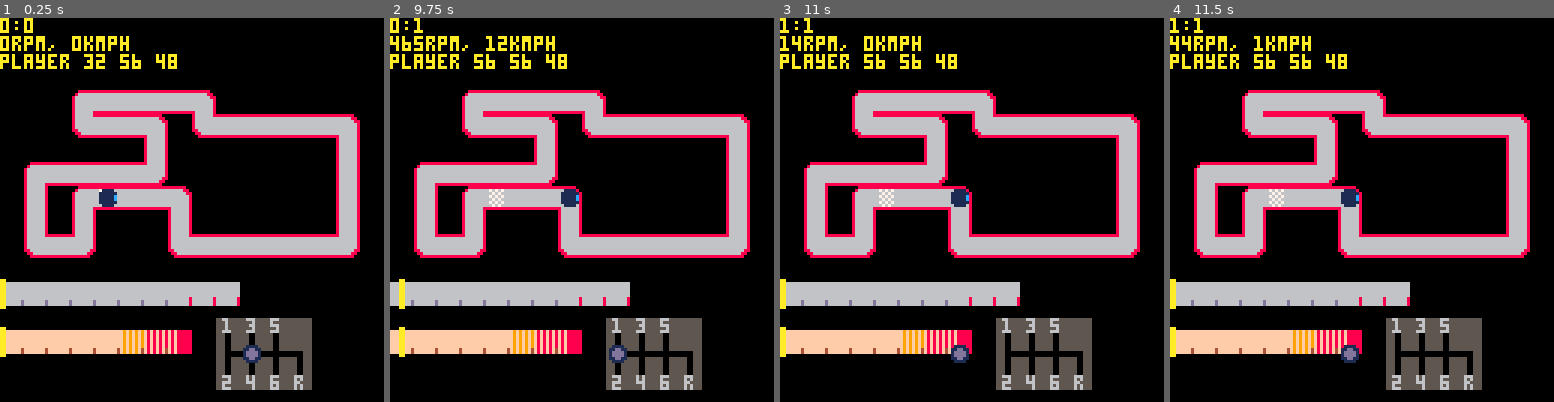
Above: before the commit, frames 1-4 (left to right).
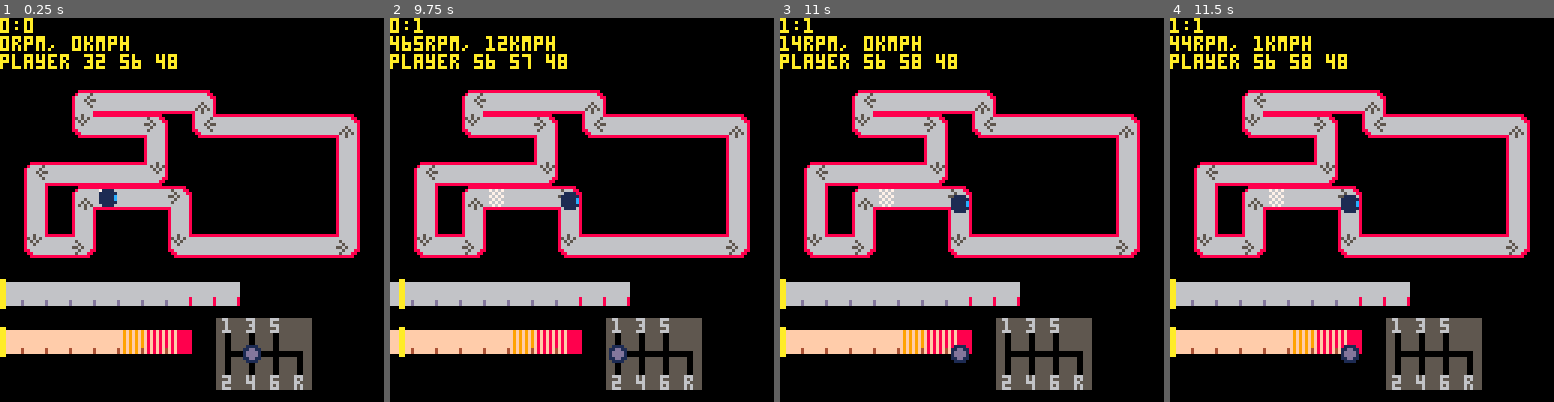
Above: after the commit, the same moments.

Repository: VedVid/PICOdrag
Game: PICO-8 cartridge picodrag.p8
Same seed, same stepped clock (60 frames per second), same inputs: the game is played once before the commit and once after it.
Inputs:
- Up to frame 1 (0.25 s): no input
- Up to frame 2 (9.75 s): hold Right 1.6-2.1 s; hold Up 2.15-2.42 s; hold Right 2.47-3.03 s; hold Left 3.08-3.58 s; hold Down 3.63-3.97 s; hold Right 4.02-4.68 s; hold Up 4.73-5.03 s; hold Left 5.08-5.68 s; hold Down 5.73-6.03 s; hold Right 6.08-6.58 s; hold Right 6.63-7.13 s; hold Up 7.18-7.45 s; hold Right 7.5-8.07 s; hold Left 8.12-8.62 s; hold Down 8.67-9 s; hold Right 9.05-9.72 s
- Up to frame 3 (11 s): hold Up 9.77-10.07 s; hold Left 10.12-10.72 s; hold Down from 10.77 s (still down)
- Up to frame 4 (11.5 s): release Down at 11.07 s; hold Right from 11.12 s (still down)

The runs differ from the first frame. In frame 1, 0.6% of the frame differs, in the area x 7-93%, y 19-62%; in frame 2, 0.7%; in frame 3, 0.7%, in the area x 7-93%, y 9-62%; in frame 4, 0.7%.

Commit message:
New sprites. Now there are separate corners for clockwise and anti-clockwise movement - will make car manipulation easier

Diff:
--- a/picodrag.p8
+++ b/picodrag.p8
@@ -391,6 +391,8 @@
  if cell == 10 or cell == 26 then
   move_x = car.current_speed * km_ratio
  elseif cell == 11 or cell == 27 then
+  move_y = car.current_speed * km_ratio
+ elseif cell == 13 then
   move_y = car.current_speed * km_ratio
  end
  player.x_dec += move_x
@@ -654,32 +656,32 @@
  add(track.cells, {6,5,10})
  add(track.cells, {7,5,13})
  add(track.cells, {7,6,11})
- add(track.cells, {7,7,28})
+ add(track.cells, {7,7,30})
  add(track.cells, {8,7,10})
  add(track.cells, {9,7,10})
  add(track.cells, {10,7,10})
  add(track.cells, {11,7,10})
  add(track.cells, {12,7,10})
  add(track.cells, {13,7,10})
- add(track.cells, {14,7,29})
+ add(track.cells, {14,7,31})
  add(track.cells, {14,6,11})
  add(track.cells, {14,5,11})
  add(track.cells, {14,4,11})
  add(track.cells, {14,3,11})
- add(track.cells, {14,2,13})
+ add(track.cells, {14,2,15})
  add(track.cells, {13,2,10})
  add(track.cells, {12,2,10})
  add(track.cells, {11,2,10})
  add(track.cells, {10,2,10})
  add(track.cells, {9,2,10})
  add(track.cells, {8,2,28})
- add(track.cells, {8,1,13})
+ add(track.cells, {8,1,15})
  add(track.cells, {7,1,10})
  add(track.cells, {6,1,10})
  add(track.cells, {5,1,10})
  add(track.cells, {4,1,10})
- add(track.cells, {3,1,12})
- add(track.cells, {3,2,28})
+ add(track.cells, {3,1,14})
+ add(track.cells, {3,2,30})
  add(track.cells, {4,2,10})
  add(track.cells, {5,2,10})
  add(track.cells, {6,2,13})
@@ -689,12 +691,12 @@
  add(track.cells, {4,4,10})
  add(track.cells, {3,4,10})
  add(track.cells, {2,4,10})
- add(track.cells, {1,4,12})
+ add(track.cells, {1,4,14})
  add(track.cells, {1,5,11})
  add(track.cells, {1,6,11})
- add(track.cells, {1,7,28})
+ add(track.cells, {1,7,30})
  add(track.cells, {2,7,10})
- add(track.cells, {3,7,29})
+ add(track.cells, {3,7,31})
  add(track.cells, {3,6,11})
  add(track.cells, {3,5,12})
  track.start_x =
@@ -704,22 +706,22 @@
  return track
 end
 __gfx__
-00000000666666666666666600000000555555555566555555666555556665550000000000000000888888888666666800888888888888000000000000000000
-00000000666666666666666600000000555555555556555555556555556555550000000000111100666666668666666808666666666668800000000000000000
-007007006666666666666666000000005555555555565555555665555566655500000000011dd110666666668666666886666666666666880000000000000000
-00077000666666666666666600000000555555555556555555556555555565550000000001dddd10666666668666666886666666666666680000000000000000
-00077000666666666666666600000000555555555566655555666555556665550000000001dddd10666666668666666886666666666666680000000000000000
-007007006666666666666668000000005555555555500555555005555550055500000000011dd110666666668666666886666666666666680000000000000000
-000000006666666d6666666800000000555555555550055555500555555005550000000000111100666666668666666886666666666666680000000000000000
-000000006666666d6666666800000000555555555550055555500555555005550000000000000000888888888666666886666668866666680000000000000000
-00000000fffffffff9f9f9f9f8f8f8f8f8f888885550055555500555555005555555555500000000888888888666666886666668866666680000000000000000
-00000000fffffffff9f9f9f9f8f8f8f8f8f888885550055555500555555005555555555500000000676767668666666886666666666666680000000000000000
-00000000fffffffff9f9f9f9f8f8f8f8f8f888885550055555500555555005555555555500000000667676668767676886666666666666680000000000000000
-00000000fffffffff9f9f9f9f8f8f8f8f8f888885550000000000000000005550000055500000000676767668676767886666666666666680000000000000000
-00000000fffffffff9f9f9f9f8f8f8f8f8f888885550000000000000000005550000055500000000667676668767676886666666666666680000000000000000
-00000000fffffffff9f9f9f9f8f8f8f8f8f888885550055555500555555005555550055500000000676767668676767888666666666666880000000000000000
-00000000fffffff4f9f9f9f4f8f8f8f4f8f888885550055555500555555005555550055500000000667676668767676808866666666668800000000000000000
-00000000fffffff4f9f9f9f4f8f8f8f4f8f888885550055555500555555005555550055500000000888888888666666800888888888888000000000000000000
+00000000666666666666666600000000555555555566555555666555556665550000000000000000888888888666666800888888888888000088888888888800
+00000000666666666666666600000000555555555556555555556555556555550000000000111100666666668666666808666666656668800866665666666880
+007007006666666666666666000000005555555555565555555665555566655500000000011dd110666666668666666886666666665666888666656666666688
+00077000666666666666666600000000555555555556555555556555555565550000000001dddd10666666668666666886666666556566688666565566666668
+00077000666666666666666600000000555555555566655555666555556665550000000001dddd10666666668666666886665666665666688666656666656668
+007007006666666666666668000000005555555555500555555005555550055500000000011dd110666666668666666886656566656666688666665666565668
+000000006666666d6666666800000000555555555550055555500555555005550000000000111100666666668666666886565656666666688666666665656568
+000000006666666d6666666800000000555555555550055555500555555005550000000000000000888888888666666886665668866666688666666886656668
+00000000fffffffff9f9f9f9f8f8f8f8f8f888885550055555500555555005555555555500000000888888888666666886666668866656688665666886666668
+00000000fffffffff9f9f9f9f8f8f8f8f8f888885550055555500555555005555555555500000000676767668666666886666656665656588565656666666668
+00000000fffffffff9f9f9f9f8f8f8f8f8f888885550055555500555555005555555555500000000667676668767676886666566666565688656566665666668
+00000000fffffffff9f9f9f9f8f8f8f8f8f888885550000000000000000005550000055500000000676767668676767886665655666656688665666666566668
+00000000fffffffff9f9f9f9f8f8f8f8f8f888885550000000000000000005550000055500000000667676668767676886666566666666688666666655656668
+00000000fffffffff9f9f9f9f8f8f8f8f8f888885550055555500555555005555550055500000000676767668676767888666656666666888866666666566688
+00000000fffffff4f9f9f9f4f8f8f8f4f8f888885550055555500555555005555550055500000000667676668767676808866666666668800886666665666880
+00000000fffffff4f9f9f9f4f8f8f8f4f8f888885550055555500555555005555550055500000000888888888666666800888888888888000088888888888800
 00000000000000000000000000000000000000005550055555500555555005555550055500000000000000000000000000000000000000000000000000000000
 00000000000000000000000000000000000000005550055555500555555005555550055500000000000000000000000000000000000000000000000000000000
 00000000000000000000000000000000000000005550055555500555555005555550055500000000000000000000000000000000000000000000000000000000
@@ -737,11 +739,11 @@
 001111000011110000111100001111000011110000c11100001cc10000111c000000000000000000000000000000000000000000000000000000000000000000
 __map__
 1010101010101010101010101010101000000000000000000000000000000000000000000000000000000000000000000000000000000000000000000000000000000000000000000000000000000000000000000000000000000000000000000000000000000000000000000000000000000000000000000000000000000000
-10100c0a0a0a0a0d101010101010101000000000000000000000000000000000000000000000000000000000000000000000000000000000000000000000000000000000000000000000000000000000000000000000000000000000000000000000000000000000000000000000000000000000000000000000000000000000
-10101c0a0a0d101c0a0a0a0a0d10101000000000000000000000000000000000000000000000000000000000000000000000000000000000000000000000000000000000000000000000000000000000000000000000000000000000000000000000000000000000000000000000000000000000000000000000000000000000
+10100e0a0a0a0a0f101010101010101000000000000000000000000000000000000000000000000000000000000000000000000000000000000000000000000000000000000000000000000000000000000000000000000000000000000000000000000000000000000000000000000000000000000000000000000000000000
+10101e0a0a0d101c0a0a0a0a0f10101000000000000000000000000000000000000000000000000000000000000000000000000000000000000000000000000000000000000000000000000000000000000000000000000000000000000000000000000000000000000000000000000000000000000000000000000000000000
 10101010100b1010101010100b10101000000000000000000000000000000000000000000000000000000000000000000000000000000000000000000000000000000000000000000000000000000000000000000000000000000000000000000000000000000000000000000000000000000000000000000000000000000000
-0c0a0a0a0a1d1010101010100b10101000000000000000000000000000000000000000000000000000000000000000000000000000000000000000000000000000000000000000000000000000000000000000000000000000000000000000000000000000000000000000000000000000000000000000000000000000000000
+0e0a0a0a0a1d1010101010100b10101000000000000000000000000000000000000000000000000000000000000000000000000000000000000000000000000000000000000000000000000000000000000000000000000000000000000000000000000000000000000000000000000000000000000000000000000000000000
 0b100c1a0a0a0d10101010100b10101000000000000000000000000000000000000000000000000000000000000000000000000000000000000000000000000000000000000000000000000000000000000000000000000000000000000000000000000000000000000000000000000000000000000000000000000000000000
-0b100b1010100b0f101010100b10101000000000000000000000000000000000000000000000000000000000000000000000000000000000000000000000000000000000000000000000000000000000000000000000000000000000000000000000000000000000000000000000000000000000000000000000000000000000
-1c0a1d1010101c0a0a0a0a0a1d10101000000000000000000000000000000000000000000000000000000000000000000000000000000000000000000000000000000000000000000000000000000000000000000000000000000000000000000000000000000000000000000000000000000000000000000000000000000000
+0b100b1010100b3d101010100b10101000000000000000000000000000000000000000000000000000000000000000000000000000000000000000000000000000000000000000000000000000000000000000000000000000000000000000000000000000000000000000000000000000000000000000000000000000000000
+1e0a1f1010101e0a0a0a0a0a1f10101000000000000000000000000000000000000000000000000000000000000000000000000000000000000000000000000000000000000000000000000000000000000000000000000000000000000000000000000000000000000000000000000000000000000000000000000000000000
 1010101010101010101010101010101000000000000000000000000000000000000000000000000000000000000000000000000000000000000000000000000000000000000000000000000000000000000000000000000000000000000000000000000000000000000000000000000000000000000000000000000000000000
